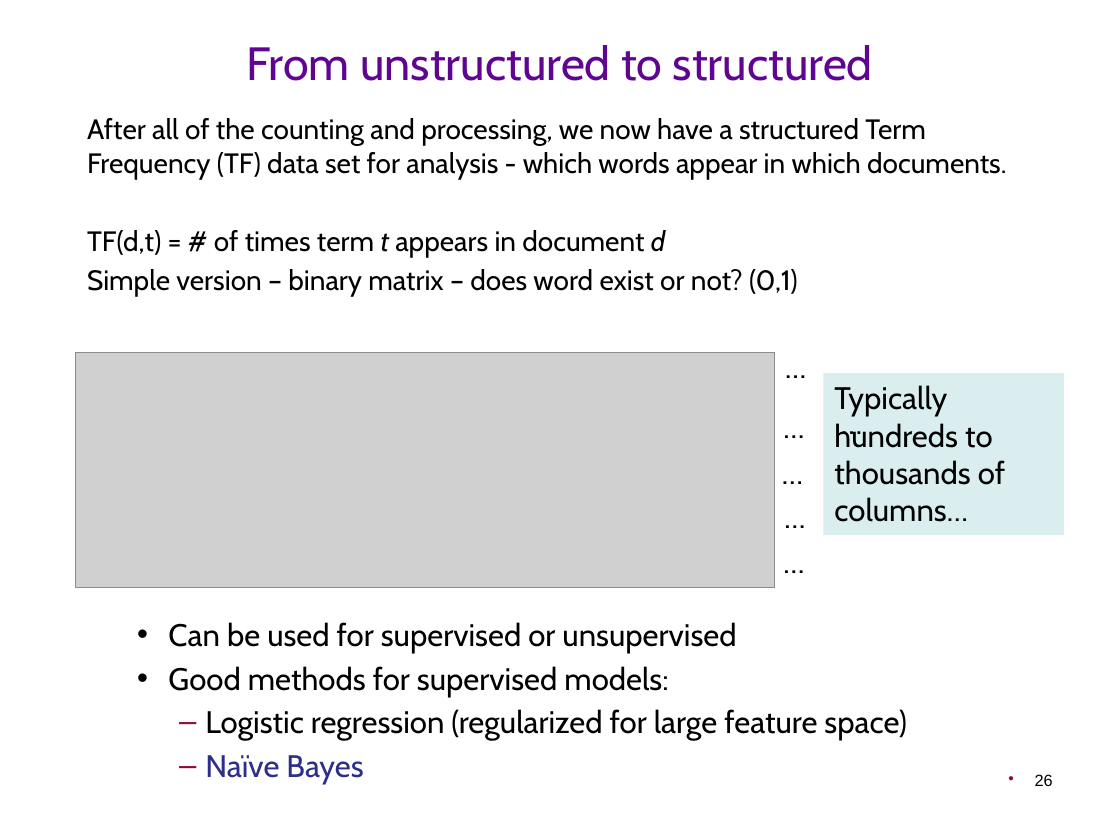
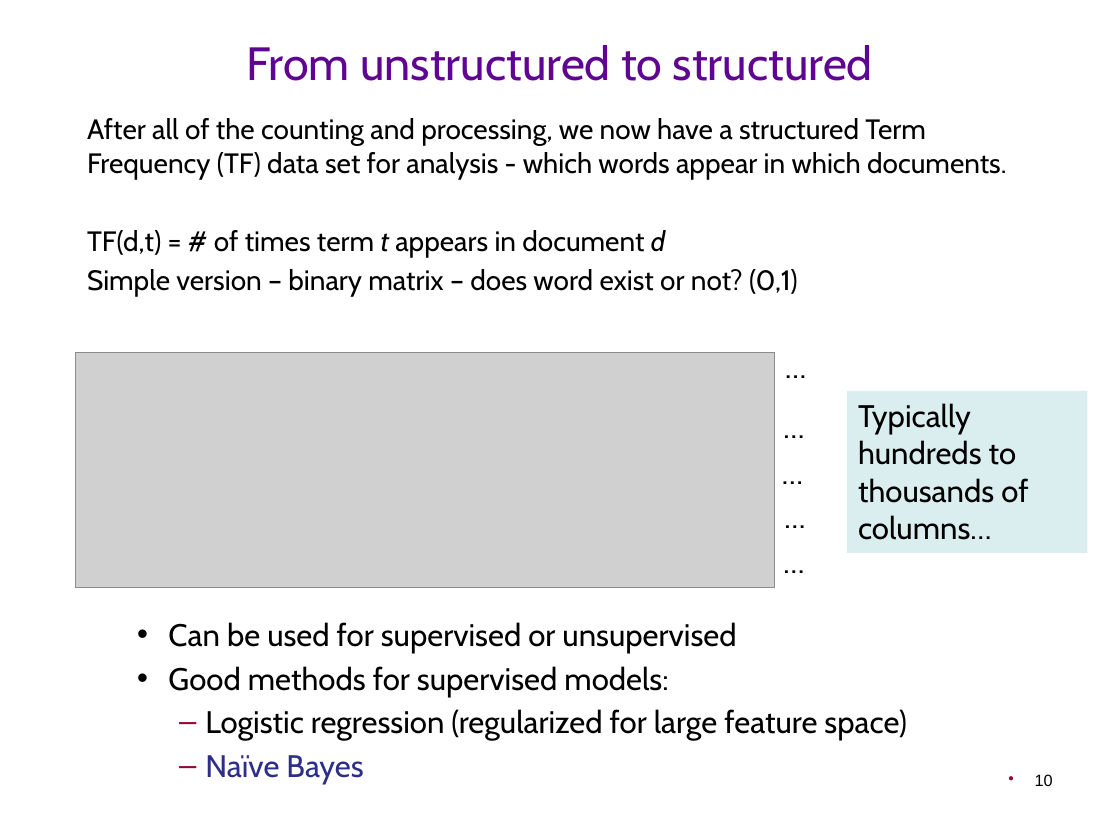
Before and after one commit to CTVisMe/DS4B-core, a slide deck: slide 10 of Slides/T8 - ModellingTextData.pptx (slide 26 before the commit). Drawn at 1120x840 pixels with LibreOffice and Linux fonts; fonts in the diff are those of the drawing; grey boxes stand for pictures; background and template pictures are left out. Boxes give left, top, right and bottom in pixels: in the first picture for what was removed or moved away, otherwise in the second. Text is boxed around its words. In the diff, an @@ line names an element or a change of style, - is before the commit and + after.

```diff
--- a/Slides/T8 - ModellingTextData.pptx
+++ b/Slides/T8 - ModellingTextData.pptx
@@ text removed at bbox=[830, 398, 878, 447] @@
-…
@@ rectangle "Typically hundreds to thousands of ...": place and size @@
-rectangle "Typically hundreds to thousands of ..." at bbox=[823, 373, 1064, 535]
+rectangle "Typically hundreds to thousands of ..." at bbox=[847, 391, 1088, 553]
@@ page number at bbox=[1035, 774, 1053, 786]: text changed @@
-26
+10
```
Also in this commit, not shown: 16 other slides changed, 1 slide added, 3 slides removed, 29 other files.
